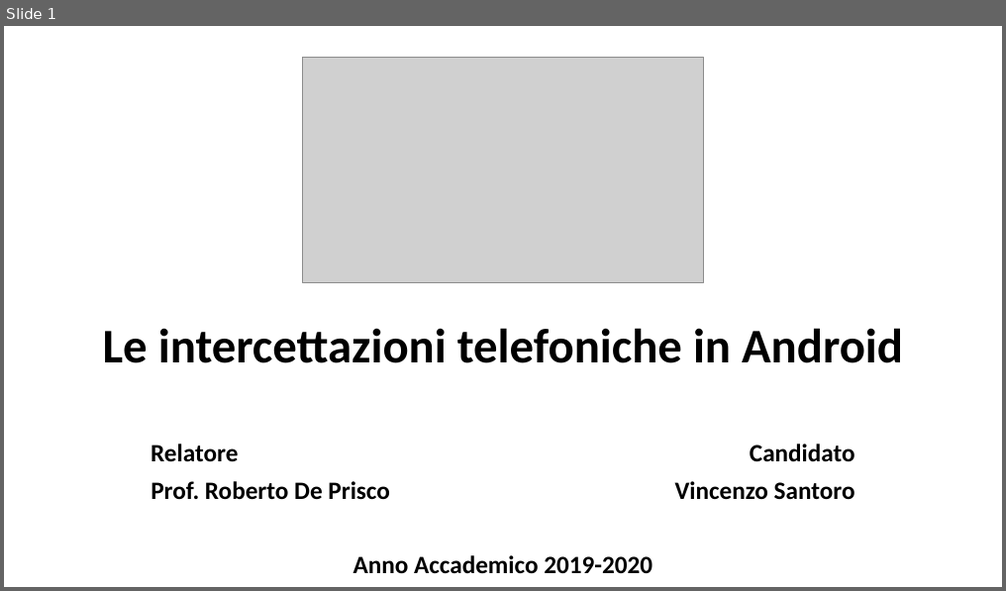
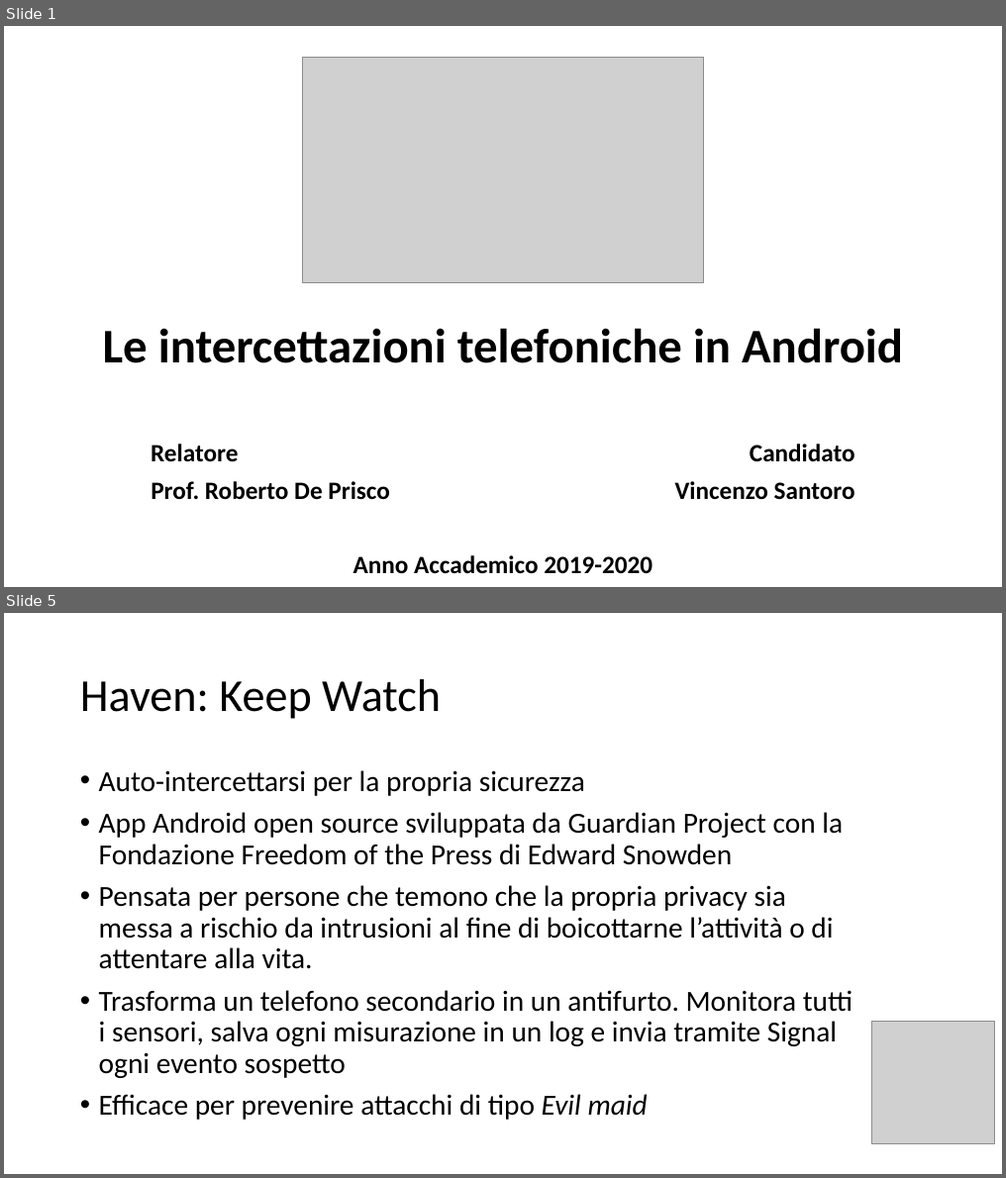
Before and after one commit to vinsan/TesiMagistrale, a slide deck: Le intercettazioni telefoniche in Android.odp. Shown one above the other, each under a label of ours: slide 1 before the commit, slides 1 and 5 after it; the slides between them are not shown. The pictures are 1006x591 and 1006x1178 pixels, drawn with LibreOffice and Linux fonts; fonts in the diff are those of the drawing; grey boxes stand for pictures. Boxes give left, top, right and bottom in pixels: in the first picture for what was removed or moved away, otherwise in the second. Text is boxed around its words. In the diff, an @@ line names an element or a change of style, - is before the commit and + after.

```diff
--- a/Le intercettazioni telefoniche in Android.odp
+++ b/Le intercettazioni telefoniche in Android.odp
@@ slide 5 added at (x1=4, y1=613, x2=1002, y2=1174), background #FFFFFF @@
@@ title added at (x1=80, y1=679, x2=441, y2=719), 44 pt, text #000000 @@
+Haven: Keep Watch
@@ text added at (x1=99, y1=770, x2=852, y2=1120), 28 pt, text #000000 @@
+• Auto-intercettarsi per la propria sicurezza
+• App Android open source sviluppata da Guardian Project con la Fondazione Freedom of the Press di Edward Snowden
+• Pensata per persone che temono che la propria privacy sia messa a rischio da intrusioni al fine di boicottarne l’attività o di attentare alla vita.
+• Trasforma un telefono secondario in un antifurto. Monitora tutti i sensori, salva ogni misurazione in un log e invia tramite Signal ogni evento sospetto
+• Efficace per prevenire attacchi di tipo Evil maid
@@ picture added at (x1=872, y1=1022, x2=995, y2=1145) @@
```
Also in this commit, not shown: 9 other slides added, 2 other files.
